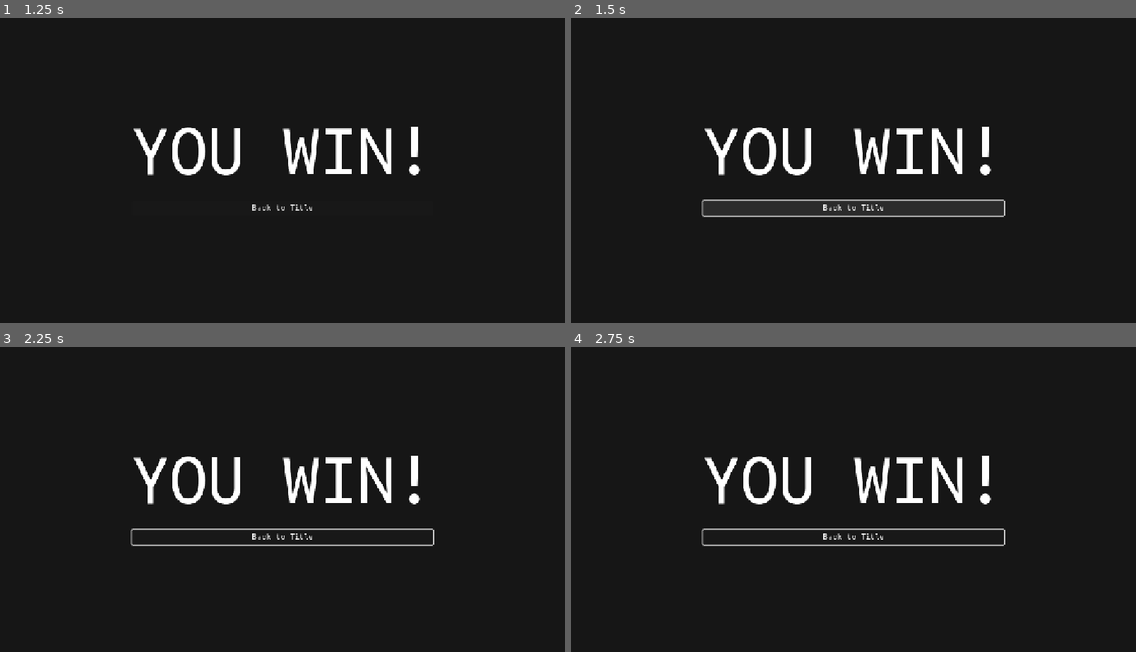
Above: before the commit, frames 1-4 (two rows, left to right).
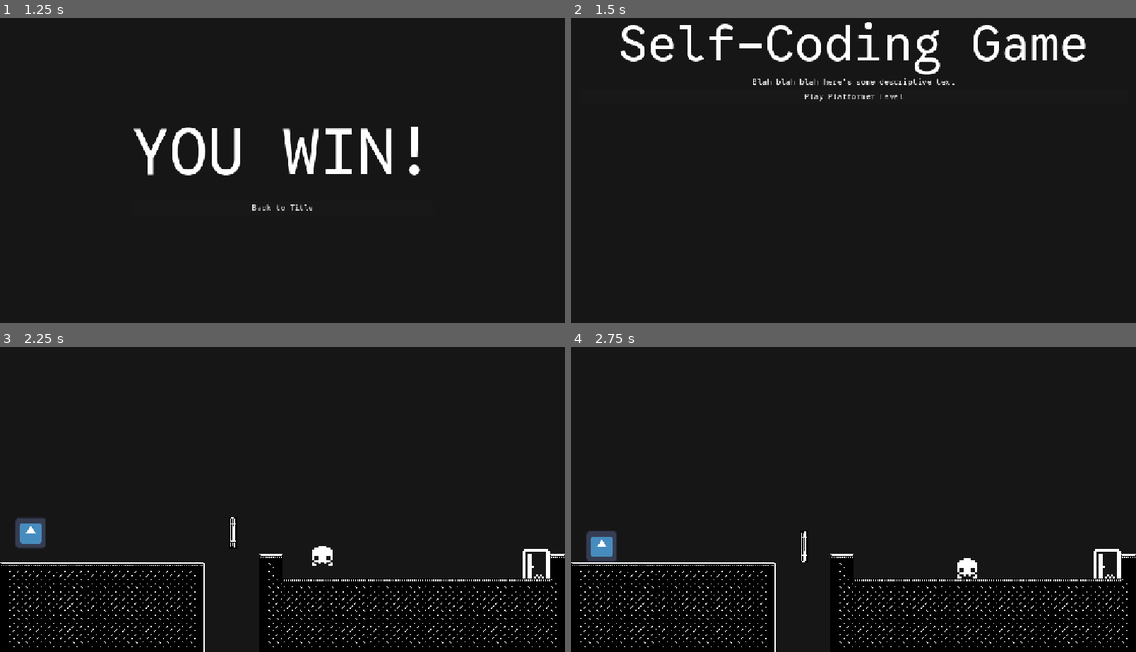
Above: after the commit, the same moments.

Repository: weedleeedle/self-coding-game-prototype
Game: Godot game, scene res://scene/victory/victory.tscn
The game is run twice, just before and just after one commit, with the same random seed, the same clock (stepped at 60 frames per second) and the same inputs. This scene is started directly instead of the project's main scene. The engine's default icon, where the game draws it, is replaced by a stand-in: a white triangle on a blue panel in a dark square.
Inputs (mouse positions are in pixels of both pictures, inside the frame that each line leads up to):
- Up to frame 1 (1.25 s): tap Enter at 0.5 s; move the mouse to (406, 149) at 0.52 s; press the mouse at (406, 149) at 0.53 s; hold D (move_right) from 0.53 s (still down); tap Space (jump) at 0.77 s
- Up to frame 2 (1.5 s): release D (move_right) at 1.25 s; release the mouse at (977, 149) at 1.25 s; click "Back to Title" at 1.25 s
- Up to frame 3 (2.25 s): click (282, 426) at 2 s, where only the run after the commit has a clickable "Play Platformer Level"
- Up to frame 4 (2.75 s): no input

Frame 1 is identical in both runs. In frame 2, 6.6% of the frame differs, in the area x 8-92%, y 1-66%; in frame 3, 5.7%; in frame 4, 5.7%.

Commit message:
Fixed victory scene not properly linking to title scene

Diff:
--- a/godot/scene/victory/victory.tscn
+++ b/godot/scene/victory/victory.tscn
@@ -10,6 +10,7 @@
 grow_horizontal = 2
 grow_vertical = 2
 script = ExtResource("1_lvbsv")
+title_scene_path = "uid://qnyb2scyb83k"
 
 [node name="CenterContainer" type="CenterContainer" parent="."]
 layout_mode = 1
